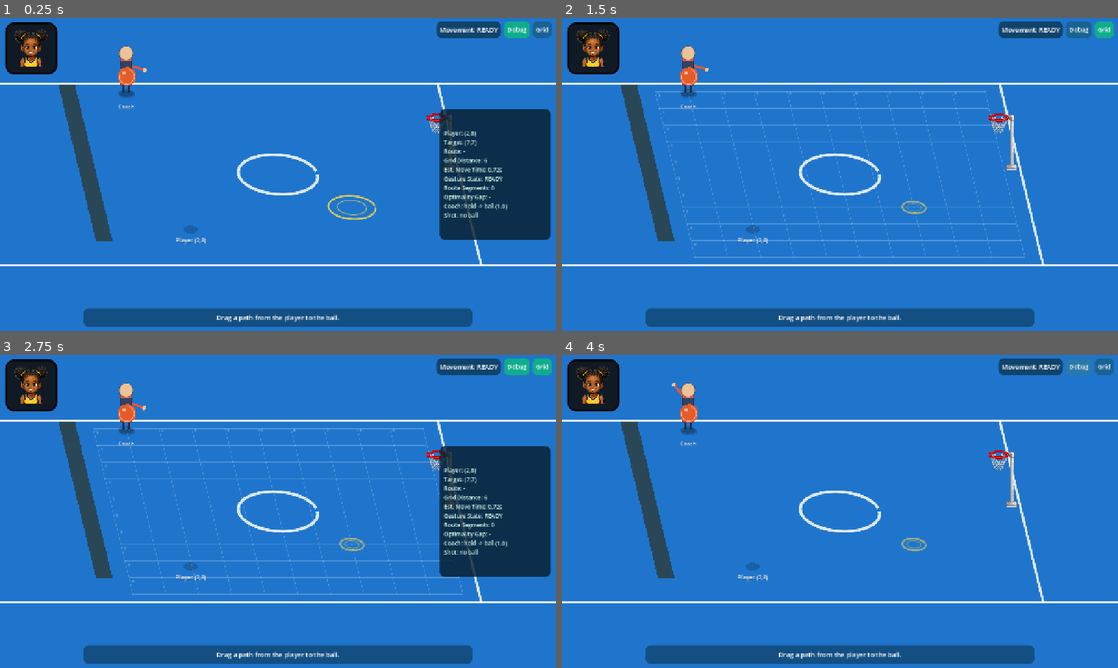
Above: before the commit, frames 1-4 (two rows, left to right).
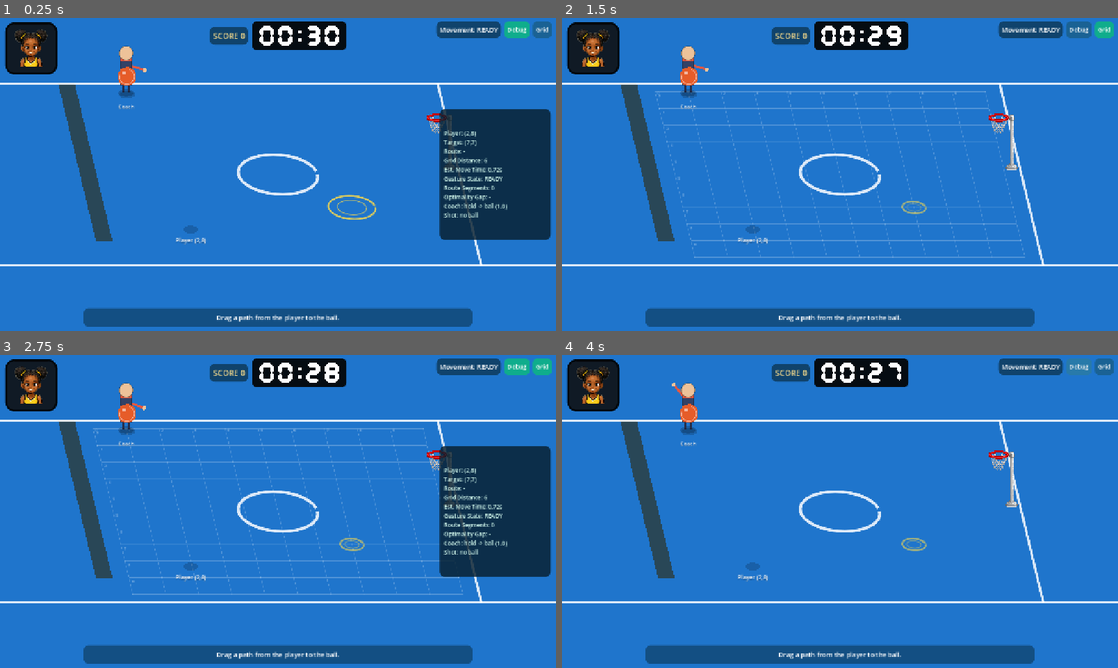
Above: after the commit, the same moments.

Repository: ciworks/netball-nina-concept
Game: Godot game, scene res://main.tscn
Same seed, same stepped clock (60 frames per second), same inputs: the game is played once before the commit and once after it.
Inputs:
- Up to frame 1 (0.25 s): no input
- Up to frame 2 (1.5 s): click "Debug" at 0.5 s; click "Grid" at 1.25 s
- Up to frame 3 (2.75 s): click "Debug" at 2 s
- Up to frame 4 (4 s): click "Grid" at 2.75 s; click "Debug" at 3.5 s

The runs differ from the first frame. In frame 1, 1.9% of the frame differs, in the area x 37-63%, y 1-11%; in frame 2, 1.9%; in frame 3, 1.9%; in frame 4, 1.9%.

Commit message:
Shot clock and score added

Diff:
--- a/scripts/main.gd
+++ b/scripts/main.gd
@@ -143,6 +143,16 @@
 ## gets a window of its own before the possession is classed as a missed shot.
 const AIM_WINDOW_TIME := 3.0
 
+## --- Match clock -------------------------------------------------------------
+## One game is a 30 second match, counted down on the top-centre readout. The
+## clock runs from the moment the court is laid out until it reaches zero, and
+## the score beside it is that game's score: a goal only counts while the clock
+## is running. FULL_TIME_HOLD is the beat the final score stays up for before the
+## next 30 second game starts, so the readout and the score always belong to the
+## same game.
+const MATCH_TIME := 30.0
+const FULL_TIME_HOLD := 3.5
+
 @onready var player = $Player
 @onready var ui: CanvasLayer = $UI
 @onready var court_markings: TileMapLayer = $CourtRig/CourtMarkings
@@ -194,6 +204,16 @@
 var _phase := 0.0
 var _debug_accum := 0.0
 var _successes := 0
+## Goals scored, one point per shot that went through the ring. Main owns the
+## number and pushes it to the HUD; random_test() is the reset seam.
+var _goals := 0
+
+## Clock state for the current match. _time_left is what the HUD shows;
+## _clock_running is false between full time and the next game; _full_time_hold
+## counts that gap down.
+var _time_left := MATCH_TIME
+var _clock_running := true
+var _full_time_hold := 0.0
 
 # Coach feed state. _throw_pending holds a finished feed until the player is not
 # mid-action; the outcome was already judged the moment the ball last touched
@@ -257,6 +277,9 @@
 	# The token's settling clock. It is only reset when the token changes cell, so
 	# the coach can tell a player who is set on the ball from one still arriving.
 	_cell_dwell += delta
+	# The match clock runs on its own, ahead of whatever the round is doing: a
+	# feed or a shot in the air does not stop the game clock.
+	_tick_match_clock(delta)
 	match state:
 		State.INVALID:
 			_invalid_timer -= delta
@@ -578,6 +601,9 @@
 		ui.set_instruction("")
 
 
+## Starts a fresh 30 second game on a new random court. This is the restart seam:
+## the score and the clock are reset here together, so the number on the score
+## readout always belongs to the game the clock is counting down.
 func random_test() -> void:
 	_current_scenario = -1
 	player_cell = _random_cell()
@@ -588,7 +614,46 @@
 			target_cell = t
 			break
 		tries += 1
+	_goals = 0
+	ui.set_score(_goals)
+	_time_left = MATCH_TIME
+	_clock_running = true
+	_full_time_hold = 0.0
+	ui.set_time_remaining(_time_left)
 	_start_test("")
+
+
+## The match clock. It counts the current game down to zero, calls full time, and
+## then starts the next 30 second game, so the clock is always either running a
+## game or waiting to start one.
+##
+## The clock keeps running through a feed, a walk and a shot on purpose: it is
+## the game's clock, not the round's. It also runs off its own state rather than
+## the round machine's State, so nothing a round does can pause it or make it
+## count twice.
+func _tick_match_clock(delta: float) -> void:
+	if _clock_running:
+		_time_left = maxf(_time_left - delta, 0.0)
+		ui.set_time_remaining(_time_left)
+		if _time_left <= 0.0:
+			_full_time()
+		return
+	if _full_time_hold > 0.0:
+		_full_time_hold -= delta
+		if _full_time_hold <= 0.0:
+			random_test()
+
+
+## Full time: the clock stops and the final score is called. The round is left to
+## finish what it was doing, and the next game takes over after FULL_TIME_HOLD.
+func _full_time() -> void:
+	_clock_running = false
+	_full_time_hold = FULL_TIME_HOLD
+	var goals := "goal" if _goals == 1 else "goals"
+	ui.set_phase_status("FULL TIME")
+	ui.show_message("Full time - %d %s. Next game starting..." % [_goals, goals], true)
+	ui.set_instruction("")
+	queue_redraw()
 
 
 func load_scenario(index: int) -> void:
@@ -1567,6 +1632,9 @@
 	_ball_loose = false
 	if _shot_made:
 		_successes += 1
+		# A shot through the ring is a goal: one point on the top-centre score.
+		_goals += 1
+		ui.set_score(_goals)
 		report_shot_result(true)
 		state = State.COMPLETE
 		_complete_timer = SHOT_RESULT_TIME
--- /dev/null
+++ b/scripts/match_clock.gd
@@ -0,0 +1,190 @@
+extends Control
+class_name MatchClock
+## The match clock: white seven-segment digits on a black panel, read as an LCD
+## countdown at the top centre of the HUD.
+##
+## It is a display and nothing else. Main owns the match time and hands it the
+## seconds left through set_seconds(); the digits are drawn from that one value,
+## so the readout can never disagree with the clock Main is running.
+##
+## The digits are drawn segment by segment rather than set in a font: the LCD
+## look is the one thing a default font cannot give, and a seven-segment glyph is
+## a handful of chamfered polygons. The segment layout is the classic one:
+##
+##    a
+##   f b
+##    g
+##   e c
+##    d
+##
+## Every measurement below is in pixels and the panel is sized from them, so
+## retuning the readout means changing these constants and nothing else.
+
+
+## One digit cell, and the thickness of a segment inside it. A segment tapers to
+## a mitre at both ends, which is what lets two of them meet cleanly at a corner
+## of the cell instead of overlapping into a blob.
+const DIGIT_W := 34.0
+const DIGIT_H := 46.0
+const SEG_THICK := 10.0
+
+## Space between two glyphs, and the width given to the colon between the minutes
+## and the seconds.
+const GLYPH_GAP := 9.0
+const COLON_W := 12.0
+
+## Black margin between the digits and the panel edge. The panel is the dark
+## backing the white segments are read against, so it is wider than the digits on
+## every side.
+const PAD_X := 16.0
+const PAD_Y := 10.0
+
+const PANEL_COLOR := Color(0.015, 0.02, 0.025, 0.94)
+const SEG_COLOR := Color(1.0, 1.0, 1.0, 1.0)
+
+## Full panel height. A container can reserve the right space for the clock from
+## this without measuring the control first.
+const PANEL_H := DIGIT_H + PAD_Y * 2.0
+
+## Which of the seven segments each digit lights, in the order a, b, c, d, e, f,
+## g. The segments left dark are what make 1, 2, 5 and 7 read as themselves.
+const DIGIT_SEGMENTS := {
+	0: [true, true, true, true, true, true, false],
+	1: [false, true, true, false, false, false, false],
+	2: [true, true, false, true, true, false, true],
+	3: [true, true, true, true, false, false, true],
+	4: [false, true, true, false, false, true, true],
+	5: [true, false, true, true, false, true, true],
+	6: [true, false, true, true, true, true, true],
+	7: [true, true, true, false, false, false, false],
+	8: [true, true, true, true, true, true, true],
+	9: [true, true, true, true, false, true, true],
+}
+
+## The readout as it is drawn. Kept as the formatted text rather than the raw
+## seconds so a redraw only happens when a digit actually changes.
+var _text := "00:00"
+var _panel: StyleBoxFlat
+
+
+func _ready() -> void:
+	# Part of the HUD, so it must never swallow a drag aimed at the court.
+	mouse_filter = Control.MOUSE_FILTER_IGNORE
+	_panel = StyleBoxFlat.new()
+	_panel.bg_color = PANEL_COLOR
+	_panel.set_corner_radius_all(10)
+	custom_minimum_size = Vector2(_text_width() + PAD_X * 2.0, PANEL_H)
+
+
+## The time left, in seconds. Seconds are counted up, so a 30 second game opens on
+## 00:30 and the readout only reaches 00:00 when the clock is genuinely out of
+## time - it never shows a second the game has not got.
+func set_seconds(seconds: float) -> void:
+	var text := _format(seconds)
+	if text == _text:
+		return
+	_text = text
+	queue_redraw()
+
+
+func _format(seconds: float) -> String:
+	var total := int(ceil(maxf(seconds, 0.0)))
+	return "%02d:%02d" % [floori(float(total) / 60.0), total % 60]
+
+
+func _text_width() -> float:
+	var w := 0.0
+	for i in _text.length():
+		if i > 0:
+			w += GLYPH_GAP
+		w += COLON_W if _text[i] == ":" else DIGIT_W
+	return w
+
+
+## The top of the digit box. The panel is normally one digit tall with PAD_Y above
+## and below it, but if a container hands the control more height than that the
+## digits stay centred rather than riding up to the top edge.
+func _digit_top() -> float:
+	return (size.y - DIGIT_H) * 0.5
+
+
+func _draw() -> void:
+	if _panel != null:
+		draw_style_box(_panel, Rect2(Vector2.ZERO, size))
+	var oy := _digit_top()
+	var x := PAD_X
+	for i in _text.length():
+		var ch := _text[i]
+		if ch == ":":
+			_draw_colon(x, oy)
+			x += COLON_W
+		elif ch.is_valid_int():
+			_draw_digit(ch.to_int(), x, oy)
+			x += DIGIT_W
+		if i < _text.length() - 1:
+			x += GLYPH_GAP
+
+
+## The colon between the minutes and the seconds: two small square dots, one in
+## each half of the digit height.
+func _draw_colon(ox: float, oy: float) -> void:
+	var side := SEG_THICK * 0.8
+	var cx := ox + COLON_W * 0.5
+	var y0 := oy + DIGIT_H * 0.3
+	var y1 := oy + DIGIT_H * 0.7
+	draw_rect(Rect2(cx - side * 0.5, y0 - side * 0.5, side, side), SEG_COLOR)
+	draw_rect(Rect2(cx - side * 0.5, y1 - side * 0.5, side, side), SEG_COLOR)
+
+
+## One digit, drawn from the seven segment positions. The segment ends are inset
+## by half a segment so the mitre tips meet at the corners of the cell.
+func _draw_digit(value: int, ox: float, oy: float) -> void:
+	if not DIGIT_SEGMENTS.has(value):
+		return
+	var seg: Array = DIGIT_SEGMENTS[value]
+	var t := SEG_THICK * 0.5
+	var x_l := ox + t
+	var x_r := ox + DIGIT_W - t
+	var y_t := oy + t
+	var y_m := oy + DIGIT_H * 0.5
+	var y_b := oy + DIGIT_H - t
+	if seg[0]:
+		draw_colored_polygon(_segment_h(y_t, x_l, x_r, t), SEG_COLOR)
+	if seg[1]:
+		draw_colored_polygon(_segment_v(x_r, y_t, y_m, t), SEG_COLOR)
+	if seg[2]:
+		draw_colored_polygon(_segment_v(x_r, y_m, y_b, t), SEG_COLOR)
+	if seg[3]:
+		draw_colored_polygon(_segment_h(y_b, x_l, x_r, t), SEG_COLOR)
+	if seg[4]:
+		draw_colored_polygon(_segment_v(x_l, y_m, y_b, t), SEG_COLOR)
+	if seg[5]:
+		draw_colored_polygon(_segment_v(x_l, y_t, y_m, t), SEG_COLOR)
+	if seg[6]:
+		draw_colored_polygon(_segment_h(y_m, x_l, x_r, t), SEG_COLOR)
+
+
+## A horizontal segment: a slab centred on y, running x0 to x1, t thick each side
+## of its centre line, with both ends drawn to a point. That point is what mitres
+## into a vertical segment at a corner of the cell.
+func _segment_h(y: float, x0: float, x1: float, t: float) -> PackedVector2Array:
+	return PackedVector2Array([
+		Vector2(x0 + t, y - t),
+		Vector2(x1 - t, y - t),
+		Vector2(x1, y),
+		Vector2(x1 - t, y + t),
+		Vector2(x0 + t, y + t),
+		Vector2(x0, y),
+	])
+
+
+## The vertical twin of _segment_h.
+func _segment_v(x: float, y0: float, y1: float, t: float) -> PackedVector2Array:
+	return PackedVector2Array([
+		Vector2(x, y0),
+		Vector2(x + t, y0 + t),
+		Vector2(x + t, y1 - t),
+		Vector2(x, y1),
+		Vector2(x - t, y1 - t),
+		Vector2(x - t, y0 + t),
+	])
--- a/scripts/ui.gd
+++ b/scripts/ui.gd
@@ -29,6 +29,13 @@
 var _scenario_btns: Array[Button] = []
 var _avatar: PlayerAvatar
 var _shot_meter: ShotMeter
+## Top-centre score readout: one point per goal scored. Main owns the number and
+## pushes it through set_score().
+var _score_panel: PanelContainer
+var _score: Label
+## The match clock beside the score. Main counts the match down and hands the
+## seconds left to set_time_remaining(); see match_clock.gd for the readout.
+var _clock: MatchClock
 
 var _feedback_timer := 0.0
 var _rating_label: Label
@@ -187,6 +194,22 @@
 func avatar_shot_missed() -> void:
 	if _avatar:
 		_avatar.react_shot_missed()
+
+
+## --- Score -------------------------------------------------------------------
+## The goal count on the top centre of the screen. Main counts the goals and
+## calls this with the running total, so the HUD never keeps a second tally of
+## its own to drift out of step.
+func set_score(points: int) -> void:
+	if _score:
+		_score.text = "SCORE %d" % points
+
+
+## Seconds left in the current match, pushed every frame by Main. Like the score,
+## the HUD only renders the number it is handed and keeps no clock of its own.
+func set_time_remaining(seconds: float) -> void:
+	if _clock:
+		_clock.set_seconds(seconds)
 
 
 ## --- Shot meter -------------------------------------------------------------
@@ -376,6 +399,51 @@
 	_avatar.offset_bottom = AVATAR_TOP + PlayerAvatar.BOX_SIZE
 	root.add_child(_avatar)
 
+	# Score, top centre: one point per goal scored. It sits on its own centred
+	# row rather than inside the top bar, so it stays in the middle of the screen
+	# however wide the viewport is stretched, clear of the avatar on the left and
+	# the status pill on the right. Same ignore-only root as the rest of the HUD,
+	# so it never swallows a court drag.
+	var score_row := CenterContainer.new()
+	score_row.set_anchors_preset(Control.PRESET_TOP_WIDE)
+	score_row.offset_top = 8.0
+	# The row is as tall as the clock, which is the taller of the two readouts, so
+	# neither is squashed and the score can be centred against it.
+	score_row.offset_bottom = 8.0 + MatchClock.PANEL_H
+	score_row.mouse_filter = Control.MOUSE_FILTER_IGNORE
+	root.add_child(score_row)
+
+	var score_bar := HBoxContainer.new()
+	score_bar.add_theme_constant_override("separation", 10)
+	score_bar.mouse_filter = Control.MOUSE_FILTER_IGNORE
+	score_row.add_child(score_bar)
+
+	_score_panel = PanelContainer.new()
+	# Its own height, centred against the clock rather than stretched to it.
+	_score_panel.size_flags_vertical = Control.SIZE_SHRINK_CENTER
+	_score_panel.mouse_filter = Control.MOUSE_FILTER_IGNORE
+	var score_sb := StyleBoxFlat.new()
+	score_sb.bg_color = Color(0.05, 0.22, 0.34, 0.82)
+	score_sb.set_corner_radius_all(12)
+	score_sb.set_content_margin_all(8)
+	_score_panel.add_theme_stylebox_override("panel", score_sb)
+	score_bar.add_child(_score_panel)
+
+	_score = Label.new()
+	_score.text = "SCORE 0"
+	_score.horizontal_alignment = HORIZONTAL_ALIGNMENT_CENTER
+	_score.add_theme_font_size_override("font_size", 18)
+	_score.add_theme_color_override("font_color", Color(1, 0.88, 0.55, 0.98))
+	_score.mouse_filter = Control.MOUSE_FILTER_IGNORE
+	_score_panel.add_child(_score)
+
+	# The match clock sits beside the score: white seven-segment digits on their
+	# own black panel (see match_clock.gd). It is a display only - Main counts the
+	# match down and this shows the seconds it is handed.
+	_clock = MatchClock.new()
+	_clock.mouse_filter = Control.MOUSE_FILTER_IGNORE
+	score_bar.add_child(_clock)
+
 	# Top bar: status and toggles, pushed to the right by a spacer. Its left edge
 	# still clears the avatar. The scenario quick picks (A-E) and the reset button
 	# that used to sit on the left are not built any more, so nothing occupies
Binary file changed: images/court_move_highlight.png
Not shown, added: scripts/match_clock.gd.uid
Not shown, added: main.tscn432277855.tmp
